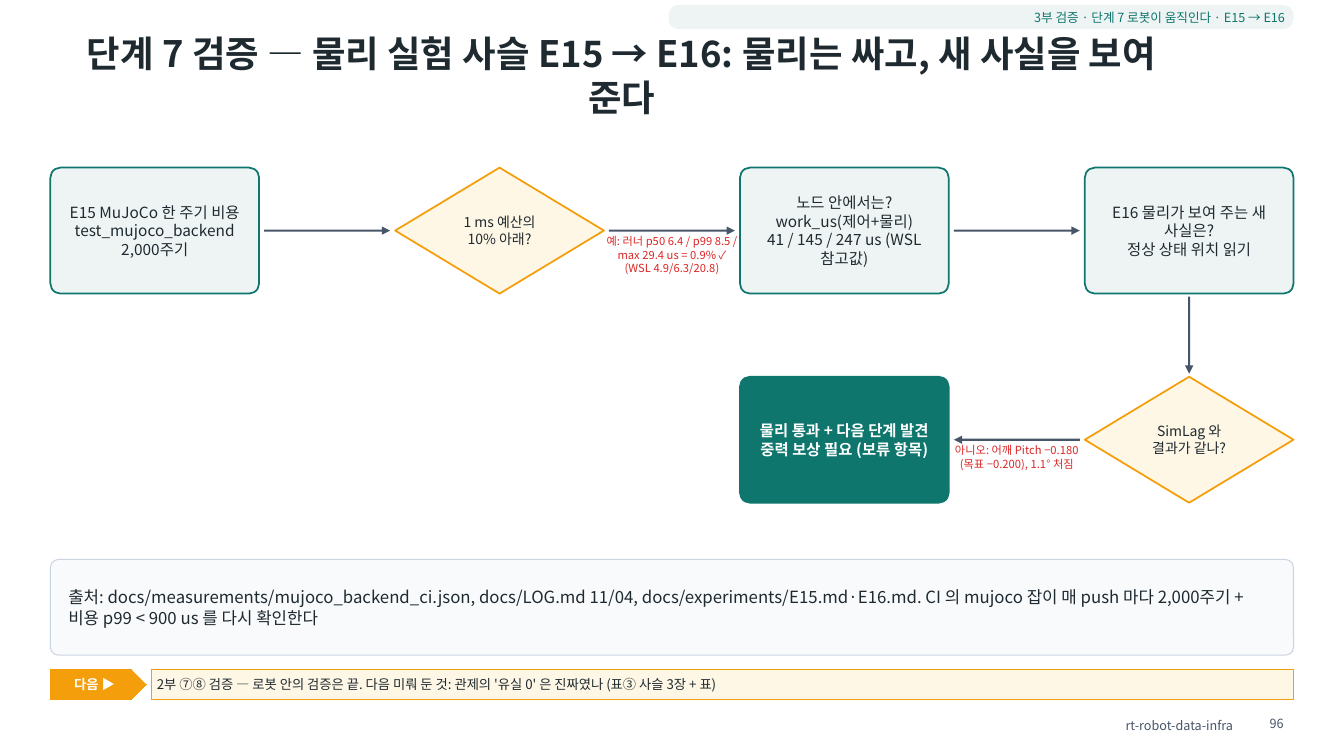
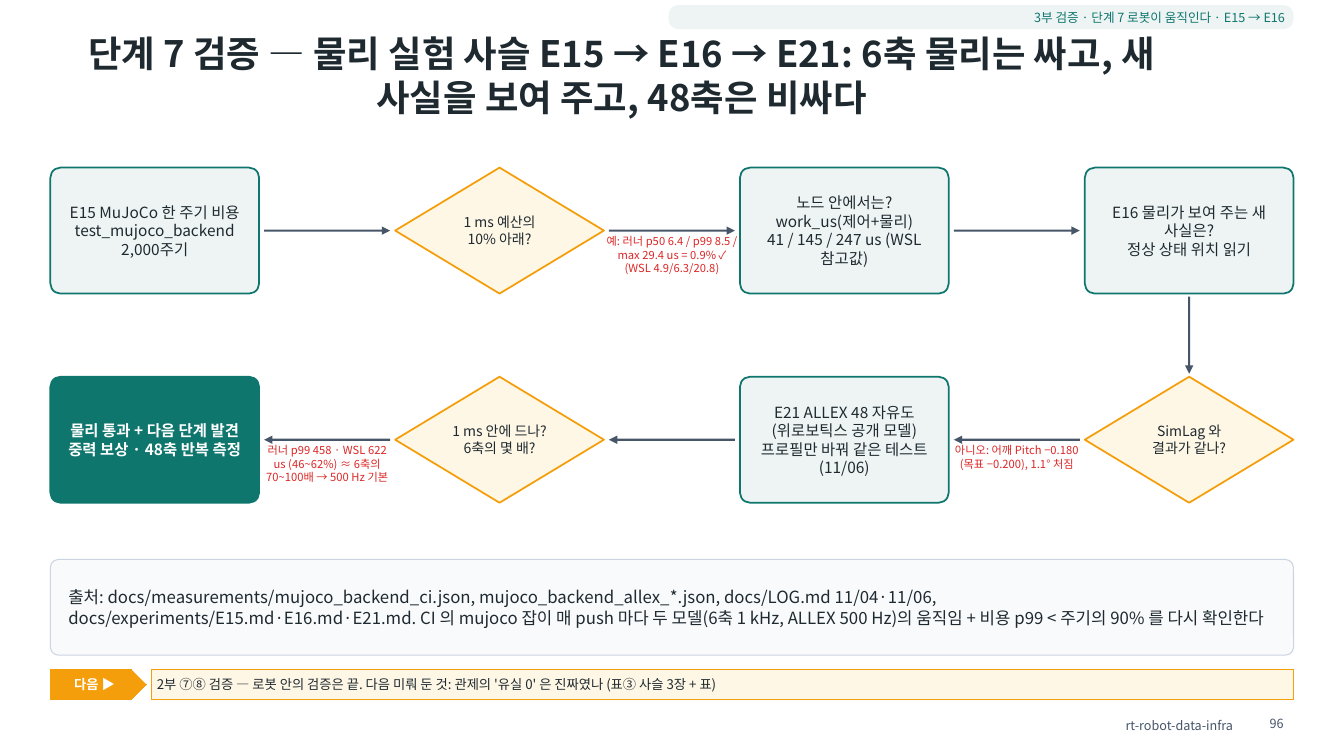
Before and after one commit to ohevance/rt-robot-data-infra, a slide deck: slide 96 of docs/deck/rt-robot-data-infra.pptx. Drawn at 1344x756 pixels with LibreOffice and Linux fonts; fonts in the diff are those of the drawing. Boxes give left, top, right and bottom in pixels: in the first picture for what was removed or moved away, otherwise in the second. Text is boxed around its words. In the diff, an @@ line names an element or a change of style, - is before the commit and + after.

```diff
--- a/docs/deck/rt-robot-data-infra.pptx
+++ b/docs/deck/rt-robot-data-infra.pptx
@@ title at (88, 36, 1154, 119): text changed @@
-단계 7 검증 — 물리 실험 사슬 E15 → E16: 물리는 싸고, 새 사실을 보여 준다
+단계 7 검증 — 물리 실험 사슬 E15 → E16 → E21: 6축 물리는 싸고, 새 사실을 보여 주고, 48축은 비싸다
@@ rounded rectangle added at (50, 377, 259, 503), fill #0F766E, outline #0F766E 1.25 pt, 11 pt, text #FFFFFF, bold @@
+물리 통과 + 다음 단계 발견
+중력 보상 · 48축 반복 측정
@@ diamond added at (395, 377, 604, 503), fill #FFF7E6, outline #F59E0B 1.25 pt, 10 pt, text #1F2A30 @@
+1 ms 안에 드나?
+6축의 몇 배?
@@ rounded rectangle "E21 ALLEX 48 자유도 (위로보틱스 ..." at (740, 377, 949, 503): fill #0F766E to #EEF4F3 @@
@@ text in rounded rectangle at (761, 405, 928, 476): text changed; text colour #FFFFFF to #1F2A30; bold off @@
-물리 통과 + 다음 단계 발견
-중력 보상 필요 (보류 항목)
+E21 ALLEX 48 자유도 (위로보틱스 공개 모델)
+프로필만 바꿔 같은 테스트 (11/06)
@@ arrow added from (390, 440) to (264, 440), #475569 1.5 pt @@
@@ text added at (266, 443, 389, 482), 8 pt, text #DC2626 @@
+러너 p99 458 · WSL 622 us (46~62%) ≈ 6축의 70~100배 → 500 Hz 기본
@@ arrow added from (735, 440) to (609, 440), #475569 1.5 pt @@
@@ text at (68, 589, 1264, 628): text changed @@
-출처: docs/measurements/mujoco_backend_ci.json, docs/LOG.md 11/04, docs/experiments/E15.md·E16.md. CI 의 mujoco 잡이 매 push 마다 2,000주기 + 비용 p99 < 900 us 를 다시 확인한다
+출처: docs/measurements/mujoco_backend_ci.json, mujoco_backend_allex_*.json, docs/LOG.md 11/04·11/06, docs/experiments/E15.md·E16.md·E21.md. CI 의 mujoco 잡이 매 push 마다 두 모델(6축 1 kHz, ALLEX 500 Hz)의 움직임 + 비용 p99 < 주기의 90% 를 다시 확인한다
```
Also in this commit, not shown: 10 other slides changed, 1 slide added, 43 other files.
